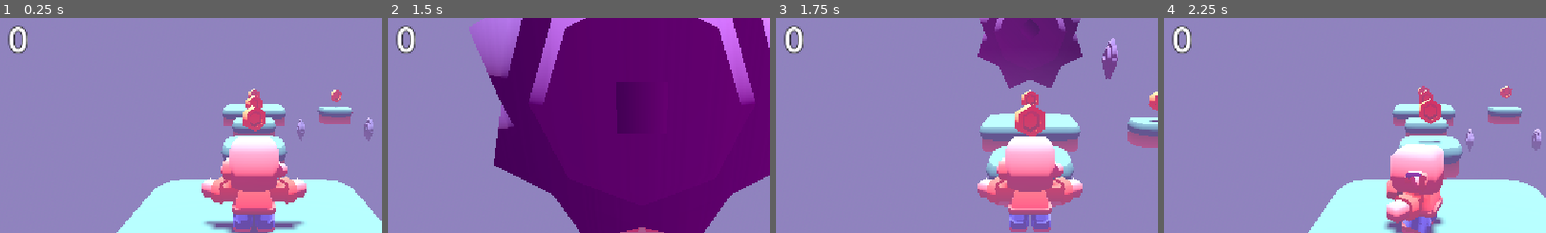
Above: before the commit, frames 1-4 (left to right).
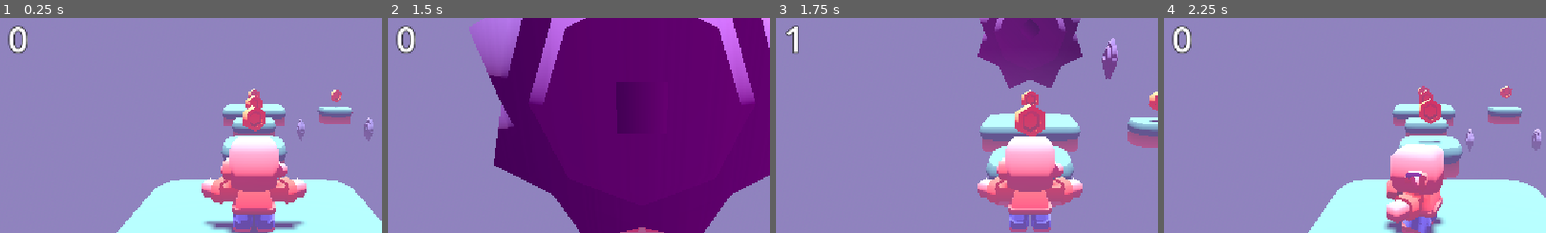
Above: after the commit, the same moments.

Repository: smolsenbiller/godot_projects
Game: Godot game, scene res://scenes/main.tscn
The game is run twice, just before and just after one commit, with the same random seed, the same clock (stepped at 60 frames per second) and the same inputs.
Inputs:
- Up to frame 1 (0.25 s): no input
- Up to frame 2 (1.5 s): hold W (move_forward) from 0.53 s (still down); tap Space (jump) at 0.77 s
- Up to frame 3 (1.75 s): keep holding W (move_forward); tap Space (jump) at 1.52 s
- Up to frame 4 (2.25 s): release W (move_forward) at 2.03 s; hold A (move_left) from 2.03 s (still down)
The pictures show only the part of the screen within x 17-67%, y 14-64%; the shares and areas given below are measured in that part.

Frames 1-2 are identical in both runs. In frame 3, 0.5% of the frame differs, in the area x 2-8%, y 3-17%; in frame 4, nothing differs.

Commit message:
I have added the scoring feature.

Diff:
--- a/3d-platformer/scripts/player_ui.gd
+++ b/3d-platformer/scripts/player_ui.gd
@@ -1 +1,21 @@
 extends CanvasLayer
+
+@onready var health_container : HBoxContainer = $HBoxContainer
+var hearts : Array = []
+
+@onready var score_text : Label = $ScoreText
+
+func _ready() -> void:
+	var player = get_parent()
+
+	player.OnTakeDamage.connect(_update_hearts)
+	player.OnUpdateScore.connect(_update_score_text)
+
+	_update_score_text(PlayerStats.score)
+
+func _update_hearts(health : int):
+	pass
+
+
+func _update_score_text(score: int):
+	score_text.text = "Score: " + str(score)
